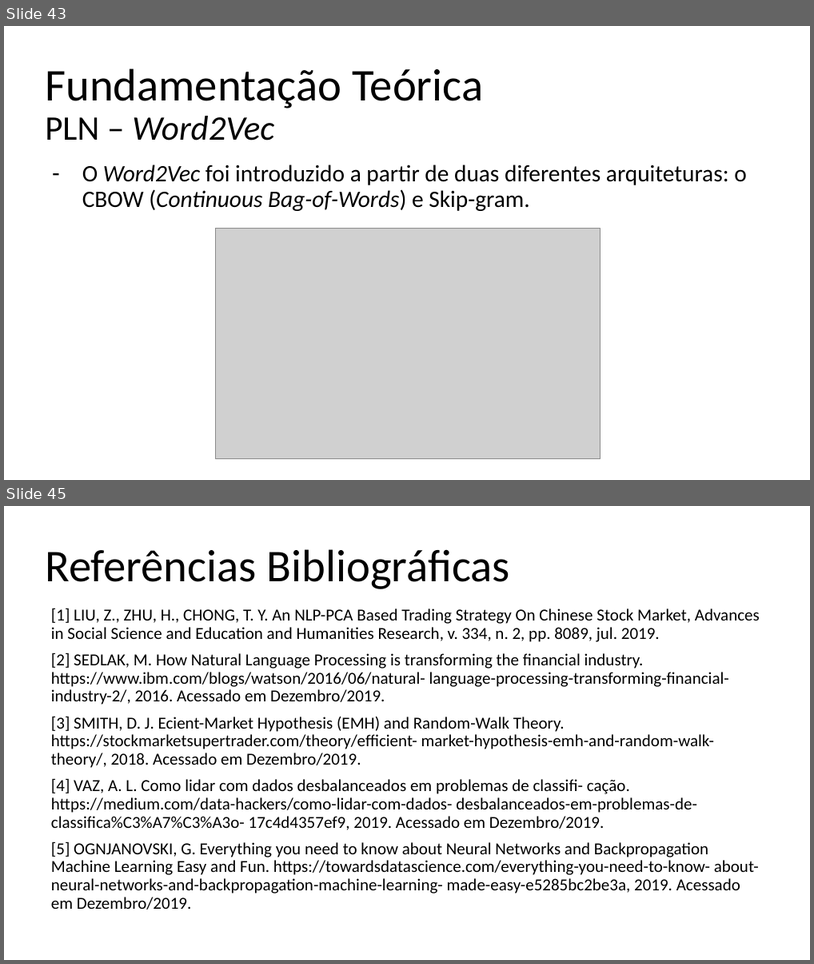
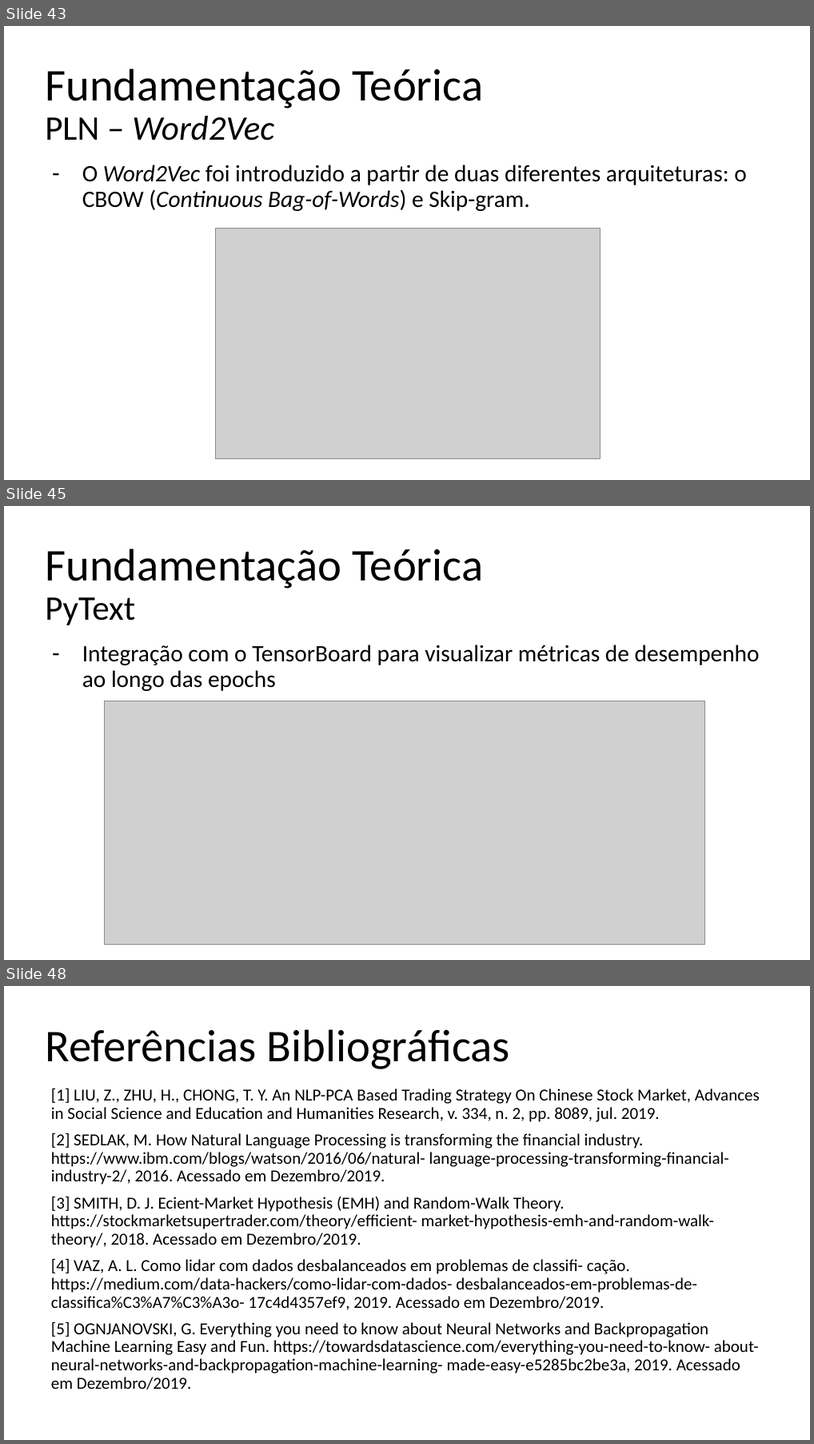
Before and after one commit to lgcanto/tcc, a slide deck: TCC_LGC_V1.pptx. Shown one above the other, each under a label of ours: slides 43 and 45 before the commit, slides 43, 45 and 48 after it; the slides between them are not shown. The pictures are 814x964 and 814x1444 pixels, drawn with LibreOffice and Linux fonts; fonts in the diff are those of the drawing; grey boxes stand for pictures. Boxes give left, top, right and bottom in pixels: in the first picture for what was removed or moved away, otherwise in the second. Text is boxed around its words. In the diff, an @@ line names an element or a change of style, - is before the commit and + after.

```diff
--- a/TCC_LGC_V1.pptx
+++ b/TCC_LGC_V1.pptx
@@ slide 45 added at bbox=[4, 506, 810, 960], background #FFFFFF @@
@@ title added at bbox=[45, 548, 483, 625], 54 pt, text #000000 @@
+Fundamentação Teórica
+PyText
@@ text added at bbox=[82, 644, 760, 691], 28 pt, text #000000 @@
+– Integração com o TensorBoard para visualizar métricas de desempenho ao longo das epochs
@@ picture added at bbox=[105, 700, 705, 944] @@
@@ what was slide 45 is now slide 48 @@
```
Also in this commit, not shown: 3 slides changed, 2 other slides added.
